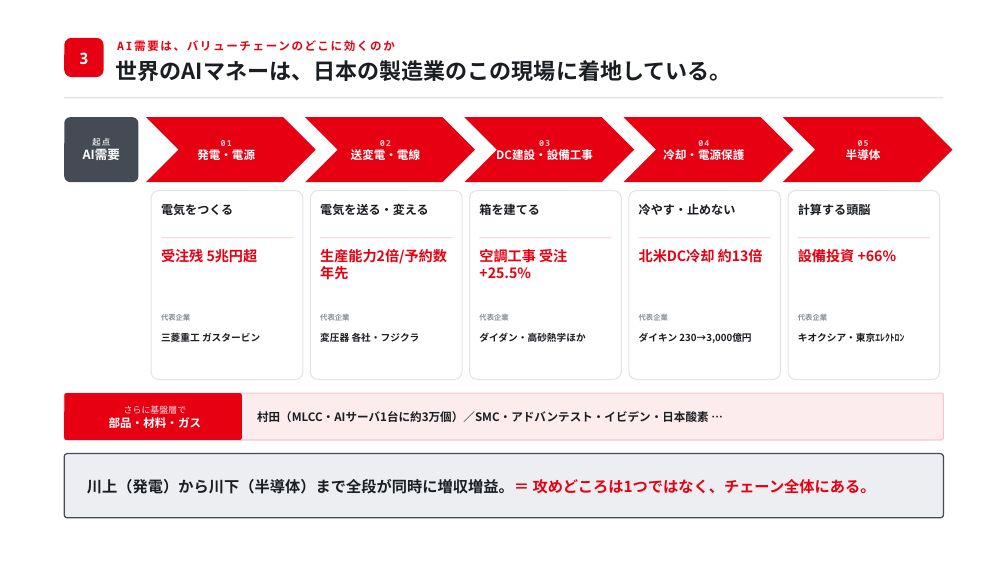
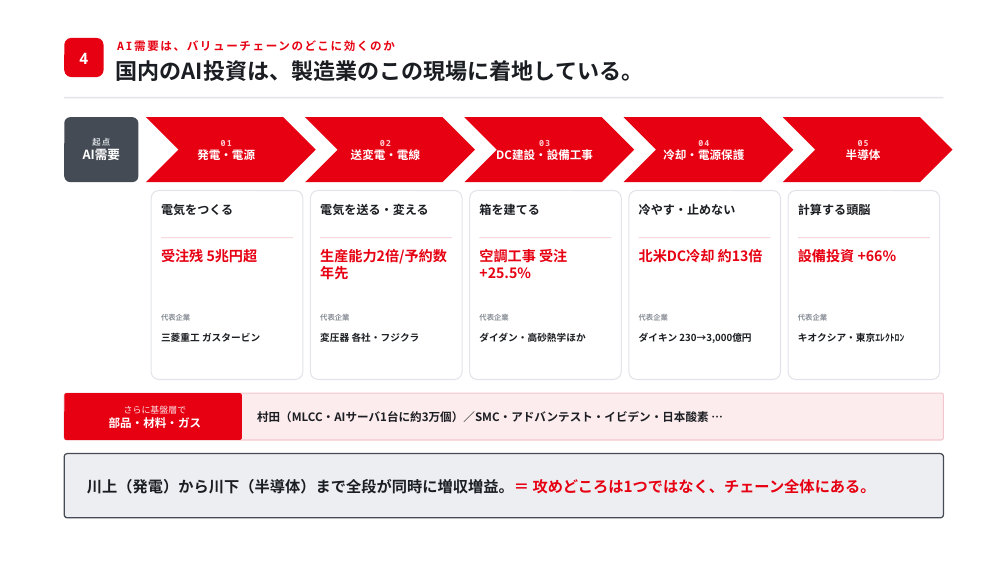
Before and after one commit to kogit834/AI-valuechain, a slide deck: slide 5 of output/andpad_soukai_ai_deck.pptx (slide 4 before the commit). Drawn at 1008x567 pixels with LibreOffice and Linux fonts; fonts in the diff are those of the drawing. Boxes give left, top, right and bottom in pixels: in the first picture for what was removed or moved away, otherwise in the second. Text is boxed around its words. In the diff, an @@ line names an element or a change of style, - is before the commit and + after.

```diff
--- a/output/andpad_soukai_ai_deck.pptx
+++ b/output/andpad_soukai_ai_deck.pptx
@@ text at (79,52,88,64): text changed @@
-3
+4
@@ text at (116,60,644,81): text changed @@
-世界のAIマネーは、日本の製造業のこの現場に着地している。
+国内のAI投資は、製造業のこの現場に着地している。
```
Also in this commit, not shown: 3 other slides changed, 1 slide added, 1 other file.
